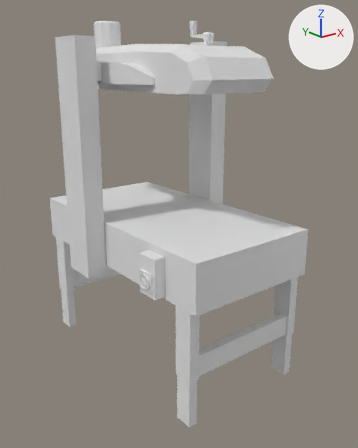
The Blender file Blend Files/sk20.blend: old version first, new version second.
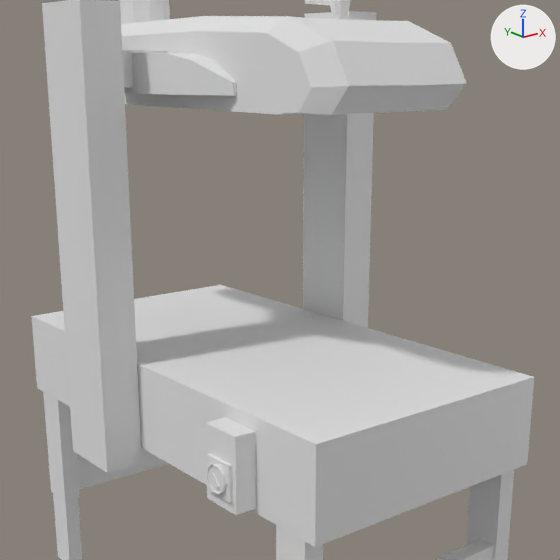
Each version is shown whole from a camera (50 mm lens) standing at (-1.246, -1.655, 1.242) and looking at (0.024, -0.067, 0.607), then close up on the part from 9% to 90% of the width and 8% to 72% of the height. Lighting does not change. The marker at upper right points along +X, +Y and +Z.

The first close-up shows 'Cube', 'Cube.001', 'Electric engine', 'Extandble table legs', 'Side Column', 'Table', 'Table Legs ', 'Tape Head'.
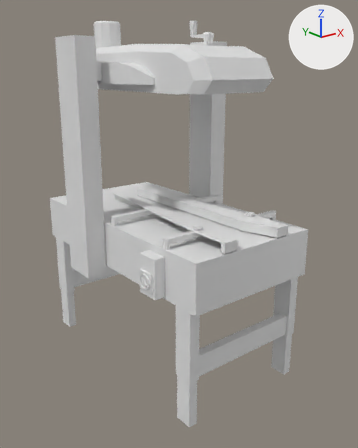
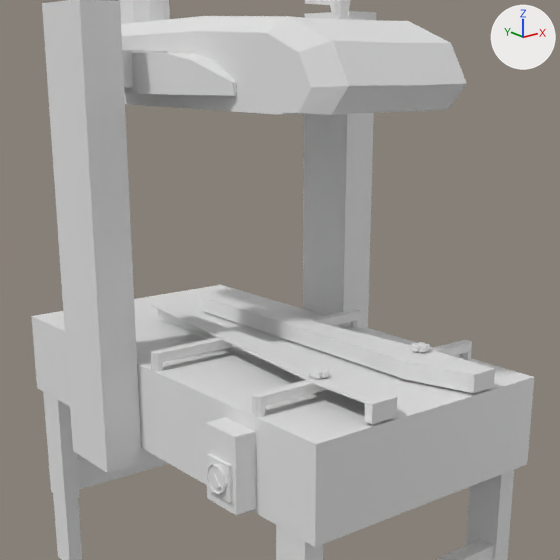
Where the newer file only moved an object's origin or applied its transform, the numbers keep the older frame.

Pixel boxes [x1, y1, x2, y2] of what changed, in the close-ups (560 x 560 px):
'Box Guides', added
    after: [151, 295, 495, 424]
'Box Guides base', added
    after: [151, 320, 471, 417]

Edits to the bpy script that builds the scene:
```text
Add me_cube_011:
    me_cube_011.from_pydata(...)  # 32 vertices, 16 faces; spans x 0.866..0.941, y -0.139..1.057, z 2.144..2.203
Add me_cube_005:
    me_cube_005.from_pydata(...)  # 114 vertices, 85 faces; spans x 0.2..0.94, y -1.79..1.01, z 2.16..2.33
Add ob_box_guides_base:
    ob_box_guides_base = bpy.data.objects.new('Box Guides base', me_cube_011)
    ob_box_guides_base.location = (0.0, -0.34, 0.0)
    ob_box_guides_base.scale = (0.303, 0.303, 0.303)
    _m = ob_box_guides_base.modifiers.new('Mirror', 'MIRROR')
Add ob_box_guides:
    ob_box_guides = bpy.data.objects.new('Box Guides', me_cube_005)
    ob_box_guides.location = (0.0, 0.0, 0.0)
    ob_box_guides.scale = (0.303, 0.303, 0.303)
    _m = ob_box_guides.modifiers.new('Mirror', 'MIRROR')
```
